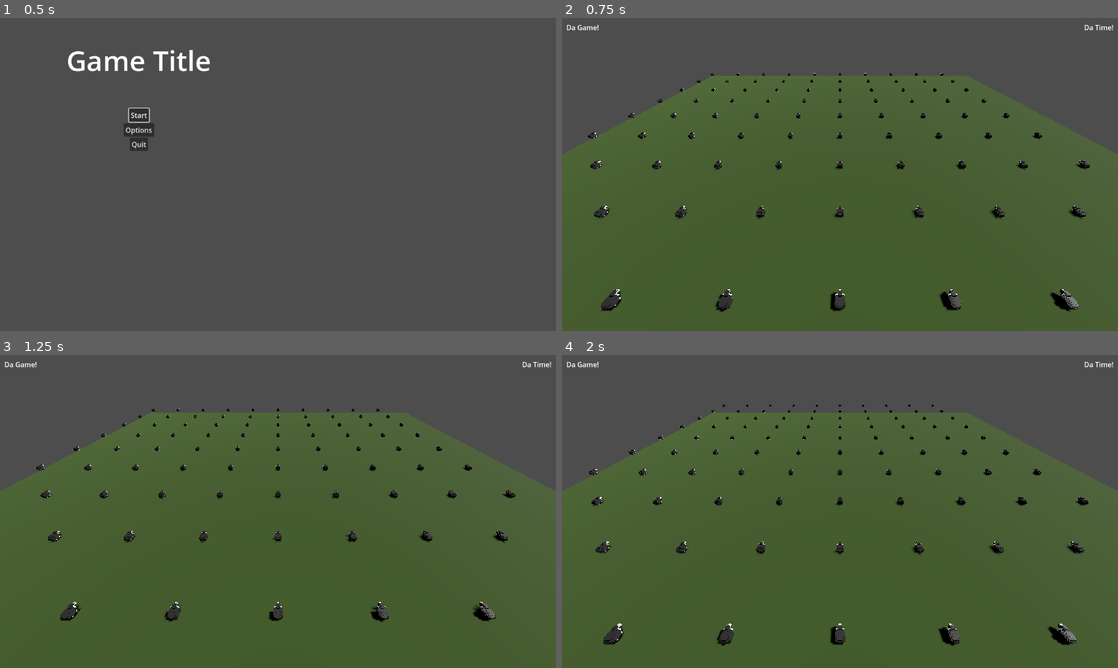
Above: before the commit, frames 1-4 (two rows, left to right).
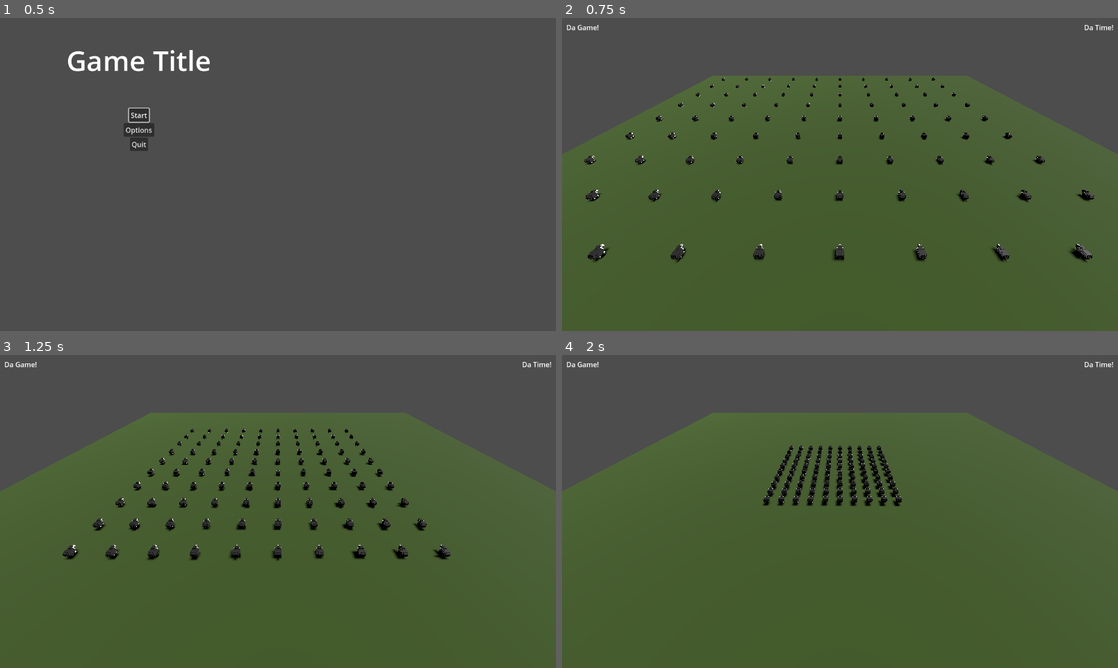
Above: after the commit, the same moments.

Repository: hunttis/ld-58
Game: Godot game, scene res://assets/scenes/master.tscn
Two runs of this game, one before a commit and one after it. Both use one fixed random seed, a clock stepped at 60 frames per second and the inputs below.
Inputs:
- Up to frame 1 (0.5 s): no input
- Up to frame 2 (0.75 s): click "Start" at 0.5 s
- Up to frame 3 (1.25 s): no input
- Up to frame 4 (2 s): no input

Frame 1 is identical in both runs. In frame 2, 4.1% of the frame differs, in the area x 4-96%, y 17-94%; in frame 3, 4.3%, in the area x 6-93%, y 17-86%; in frame 4, 3.7%.

Commit message:
navigating sheep

Diff:
--- a/assets/scenes/game/sheep/Sheep.gd
+++ b/assets/scenes/game/sheep/Sheep.gd
@@ -1,9 +1,10 @@
-extends Node3D
+extends CharacterBody3D
 
 class_name Sheep
 
-@export var character_body: CharacterBody3D
 @export var speed: float = 10
+
+@onready var agent: NavigationAgent3D = $NavigationAgent3D
 
 enum State {
   Idle,
@@ -12,11 +13,12 @@
 var state: State = State.Idle
 
 func _process(delta: float) -> void:
-  pass
+  agent.target_position = Vector3.ZERO
 
 
 func _physics_process(delta: float) -> void:
-  match state:
-    State.Idle:
-      character_body.velocity += Vector3.FORWARD * speed * delta
-  character_body.move_and_slide()
+  if agent.is_navigation_finished():
+    velocity = Vector3.ZERO
+  else:
+    velocity = agent.get_next_path_position() - position
+  move_and_slide()
--- a/assets/scenes/game/sheep/Sheep.tscn
+++ b/assets/scenes/game/sheep/Sheep.tscn
@@ -5,14 +5,13 @@
 
 [sub_resource type="BoxShape3D" id="BoxShape3D_6bqu2"]
 
-[node name="Sheep" type="Node3D" node_paths=PackedStringArray("character_body")]
+[node name="CharacterBody3D" type="CharacterBody3D"]
 script = ExtResource("1_i4pnq")
-character_body = NodePath("CharacterBody3D")
 
-[node name="CharacterBody3D" type="CharacterBody3D" parent="."]
-
-[node name="CollisionShape3D" type="CollisionShape3D" parent="CharacterBody3D"]
+[node name="CollisionShape3D" type="CollisionShape3D" parent="."]
 shape = SubResource("BoxShape3D_6bqu2")
 
-[node name="SheepModel" parent="CharacterBody3D" instance=ExtResource("2_6bqu2")]
+[node name="SheepModel" parent="." instance=ExtResource("2_6bqu2")]
 transform = Transform3D(-0.05, 0, -4.371139e-09, 0, 0.05, 0, 4.371139e-09, 0, -0.05, 0, 0, 0)
+
+[node name="NavigationAgent3D" type="NavigationAgent3D" parent="."]
